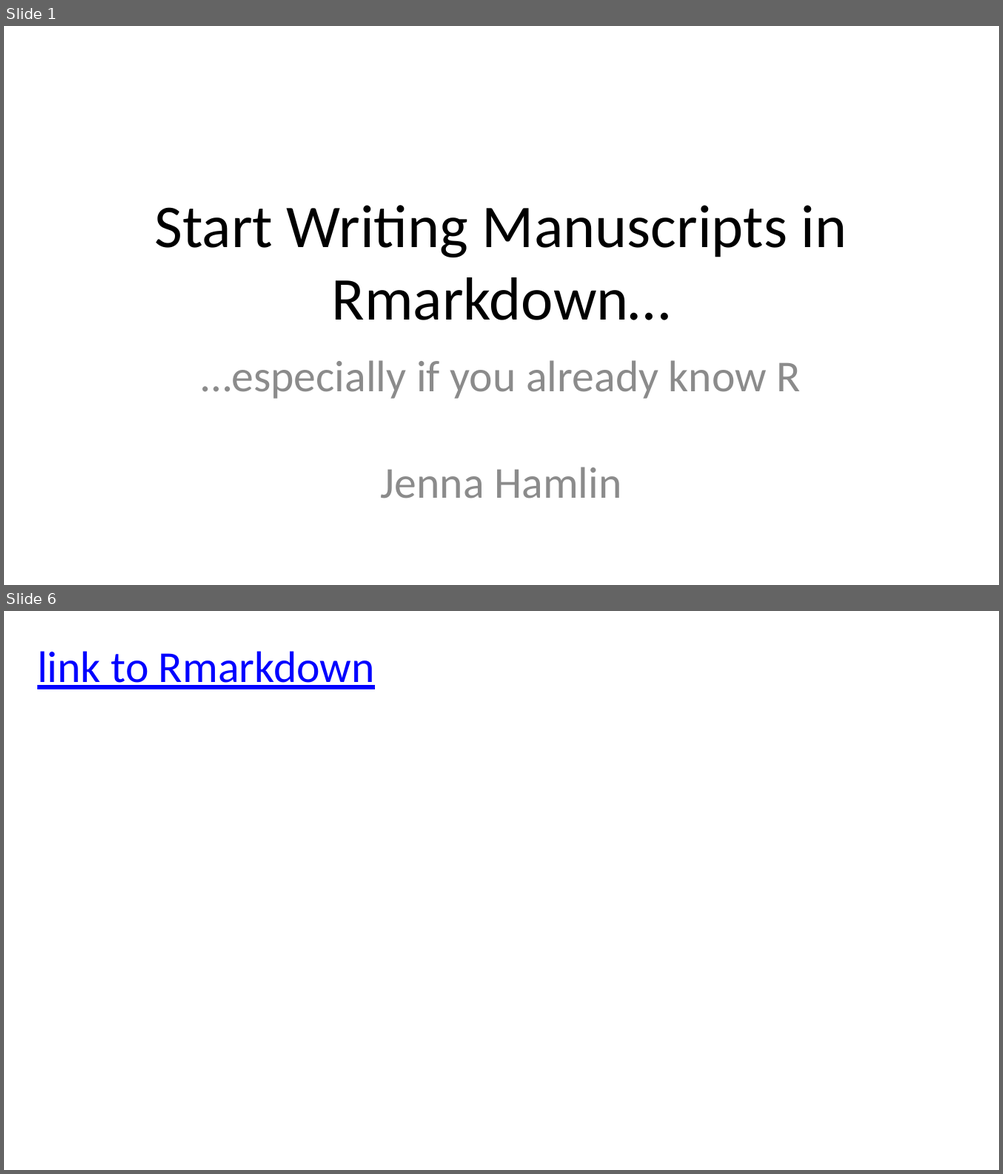
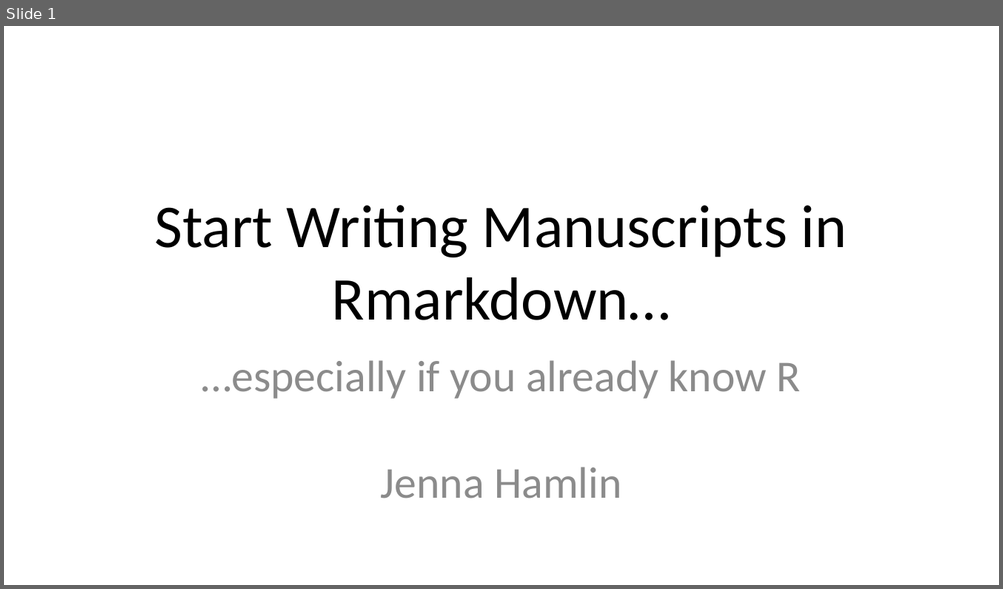
Before and after one commit to jennahamlin/GiGte, a slide deck: GiGte.pptx. Shown one above the other, each under a label of ours: slides 1 and 6 before the commit, slide 1 after it; the slides between them are not shown. The pictures are 1003x1174 and 1003x589 pixels, drawn with LibreOffice and Linux fonts; fonts in the diff are those of the drawing. Boxes give left, top, right and bottom in pixels: in the first picture for what was removed or moved away, otherwise in the second. Text is boxed around its words. In the diff, an @@ line names an element or a change of style, - is before the commit and + after.

```diff
--- a/GiGte.pptx
+++ b/GiGte.pptx
@@ slide 6 removed at bbox=[4, 611, 999, 1170], background #FFFFFF @@
@@ text removed at bbox=[37, 651, 375, 689] @@
-link to Rmarkdown
```
Also in this commit, not shown: 5 slides changed, 3 slides added, 6 other files.
